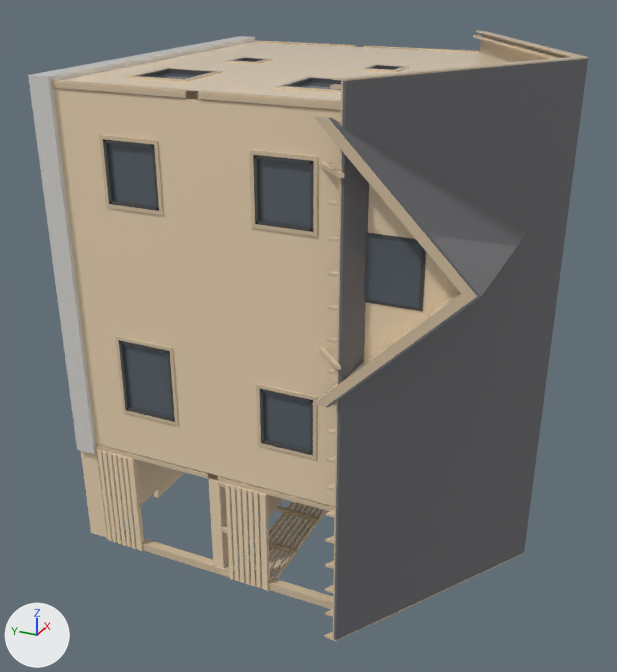
The OBJ model deliveries/2026-09-29_cabin-2floor-3br-120/cabin-2floor-3br-120_3d.obj: old version first, new version second.
Rendered twice from a 50 mm camera at (-1269.0, -1073.0, 987.0) aimed at (327.0, -355.0, 189.0). The axes (+X, +Y, +Z) are drawn at lower left. The lights are the same throughout. The picture after the commit comes second. Where no turn or scale is listed for an object, it has been applied to the vertices. Vertices at exactly the same position are counted once.

The first picture shows 'frame', 'glass', 'rafters', 'roof_tiles', 'sheathing', 'slab', 'trim', 'wood' and 1 more.
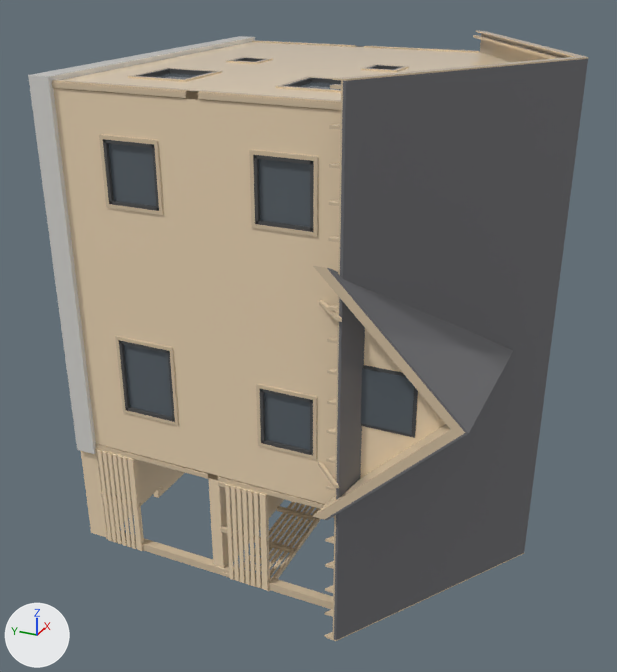
Boxes (x1, y1, x2, y2) around the edits, measured in the pictures (617 x 672 px; the box of a moved part takes in the faces that stretch with it):
'roof_tiles', reshaped: before (326, 59, 588, 640); after (325, 59, 588, 640)
part 1 of me_frame, moved or reshaped: before (365, 233, 426, 312); after (361, 365, 418, 438)
part 2 of me_glass, moved or reshaped: before (364, 236, 423, 308); after (361, 368, 415, 435)
part 3 of me_roof_tiles, moved or reshaped: before (326, 118, 526, 407); after (325, 268, 513, 520)
part 4 of me_sheathing, moved or reshaped: before (313, 116, 477, 407); after (313, 266, 465, 520)
part 5 of me_wood, moved or reshaped: before (364, 184, 459, 362); after (360, 328, 446, 478)

What the commit changed:
me_frame has 704 vertices, 636 faces and spans x -8.0..776.0, y -828.0..0.0, z -8.0..766.0.
me_frame is used by ob_frame; location (0.0, 0.0, 0.0).
me_frame part 1: the loose piece of 8 vertices spanning x -8.0..-6.0, y -711.0..-594.0, z 439.0..561.0 is moved by (0.0, 0.0, -241.0).
me_glass has 150 vertices, 113 faces and spans x -9.0..777.0, y -824.0..0.0, z -1.0..759.0.
me_glass is used by ob_glass; location (0.0, 0.0, 0.0).
me_glass part 2: the loose piece of 8 vertices spanning x -9.0..-8.0, y -705.0..-600.0, z 445.0..555.0 is moved by (0.0, 0.0, -241.0).
me_roof_tiles has 28 vertices, 29 faces and spans x -56.0..824.0, y -874.0..-560.0, z -286.0..804.0.
me_roof_tiles is used by ob_roof_tiles; location (0.0, 0.0, 0.0).
me_roof_tiles part 3: the loose piece of 8 vertices spanning x -56.0..291.0, y -815.0..-560.0, z 250.0..750.0 is moved by (0.0, 0.0, -241.0).
me_sheathing has 28 vertices, 29 faces and spans x -56.0..824.0, y -869.0..-535.0, z -286.0..804.0.
me_sheathing is used by ob_sheathing; location (0.0, 0.0, 0.0).
me_sheathing part 4: the loose piece of 8 vertices spanning x -56.0..291.0, y -810.0..-535.0, z 250.0..750.0 is moved by (0.0, 0.0, -241.0).
me_wood has 882 vertices, 796 faces and spans x -14.0..782.0, y -848.0..45.0, z -306.0..764.0.
me_wood is used by ob_wood; location (0.0, 0.0, 0.0).
me_wood part 5: the loose piece of 6 vertices spanning x -6.0..6.0, y -785.0..-585.0, z 300.0..700.0 is moved by (0.0, 0.0, -241.0).
